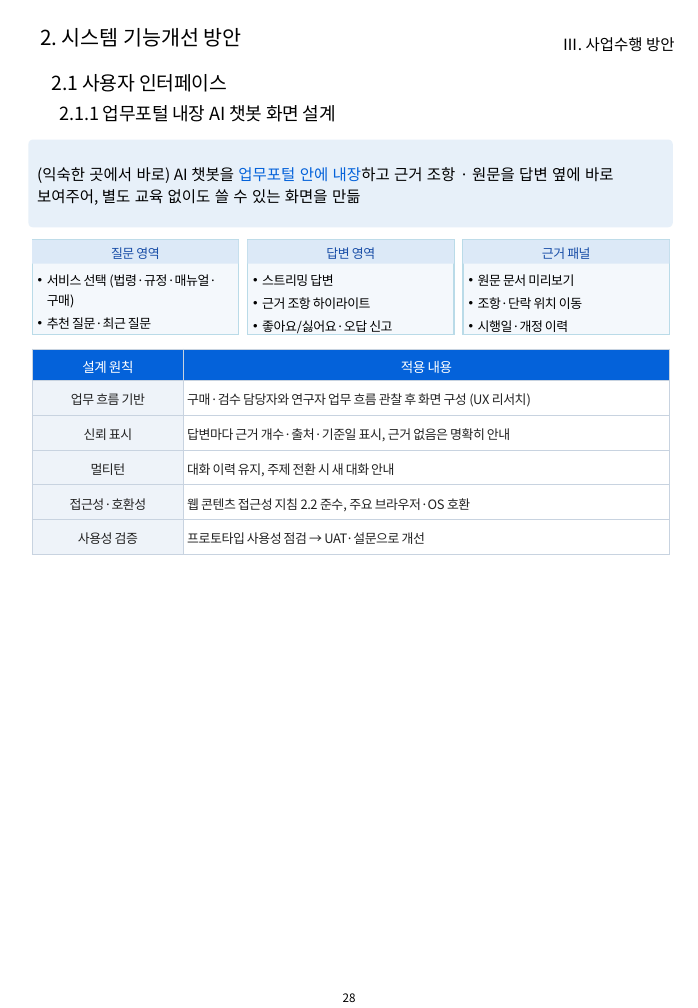
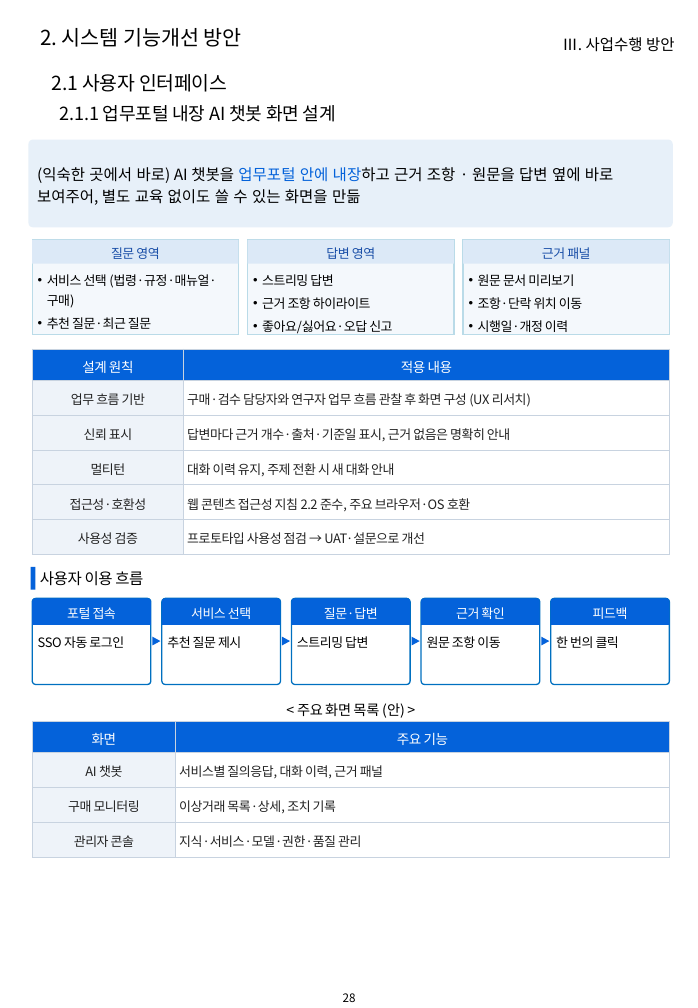
Before and after one commit to hwangsteeve-tech/hbjw, a slide deck: slide 28 of proposals/2026-08_kribb-ai-platform/kribb_proposal.pptx. Drawn at 698x1008 pixels with LibreOffice and Linux fonts; fonts in the diff are those of the drawing; background and template pictures are left out. Boxes give left, top, right and bottom in pixels: in the first picture for what was removed or moved away, otherwise in the second. Text is boxed around its words. In the diff, an @@ line names an element or a change of style, - is before the commit and + after.

```diff
--- a/proposals/2026-08_kribb-ai-platform/kribb_proposal.pptx
+++ b/proposals/2026-08_kribb-ai-platform/kribb_proposal.pptx
@@ rectangle added at (x1=31, y1=567, x2=35, y2=589), fill #0462DA @@
@@ rounded rectangle added at (x1=33, y1=598, x2=151, y2=685), fill #FFFFFF, outline #0070C0 1 pt @@
@@ round same rect added at (x1=33, y1=598, x2=151, y2=624), fill #0462DA, 10 pt, text #FFFFFF @@
+포털 접속
@@ text added at (x1=40, y1=571, x2=143, y2=586), 12 pt, text #000000 @@
+사용자 이용 흐름
@@ rounded rectangle added at (x1=162, y1=598, x2=280, y2=685), fill #FFFFFF, outline #0070C0 1 pt @@
@@ round same rect added at (x1=162, y1=598, x2=280, y2=624), fill #0462DA, 10 pt, text #FFFFFF @@
+서비스 선택
@@ rounded rectangle added at (x1=291, y1=598, x2=409, y2=685), fill #FFFFFF, outline #0070C0 1 pt @@
@@ round same rect added at (x1=291, y1=598, x2=409, y2=624), fill #0462DA, 10 pt, text #FFFFFF @@
+질문·답변
@@ rounded rectangle added at (x1=422, y1=598, x2=540, y2=685), fill #FFFFFF, outline #0070C0 1 pt @@
@@ round same rect added at (x1=422, y1=598, x2=540, y2=624), fill #0462DA, 10 pt, text #FFFFFF @@
+근거 확인
@@ rounded rectangle added at (x1=551, y1=598, x2=669, y2=685), fill #FFFFFF, outline #0070C0 1 pt @@
@@ round same rect added at (x1=551, y1=598, x2=669, y2=624), fill #0462DA, 10 pt, text #FFFFFF @@
+피드백
@@ text added at (x1=38, y1=636, x2=124, y2=648), 10 pt, text #000000 @@
+SSO 자동 로그인
@@ triangle added at (x1=152, y1=638, x2=160, y2=646), fill #0462DA @@
@@ text added at (x1=167, y1=636, x2=241, y2=648), 10 pt, text #000000 @@
+추천 질문 제시
@@ triangle added at (x1=282, y1=638, x2=290, y2=646), fill #0462DA @@
@@ text added at (x1=297, y1=636, x2=368, y2=648), 10 pt, text #000000 @@
+스트리밍 답변
@@ triangle added at (x1=411, y1=638, x2=420, y2=646), fill #0462DA @@
@@ text added at (x1=427, y1=636, x2=500, y2=648), 10 pt, text #000000 @@
+원문 조항 이동
@@ triangle added at (x1=541, y1=638, x2=549, y2=646), fill #0462DA @@
@@ text added at (x1=556, y1=636, x2=619, y2=648), 10 pt, text #000000 @@
+한 번의 클릭
@@ text added at (x1=297, y1=703, x2=405, y2=718), 11 pt, text #000000 @@
+< 주요 화면 목록 (안) >
@@ table added at (x1=33, y1=721, x2=670, y2=857), 4 rows, 2 columns @@
+화면 | 주요 기능
+AI 챗봇 | 서비스별 질의응답, 대화 이력, 근거 패널
+구매 모니터링 | 이상거래 목록·상세, 조치 기록
+관리자 콘솔 | 지식·서비스·모델·권한·품질 관리
```
Also in this commit, not shown: 33 other slides changed, 5 other files.
